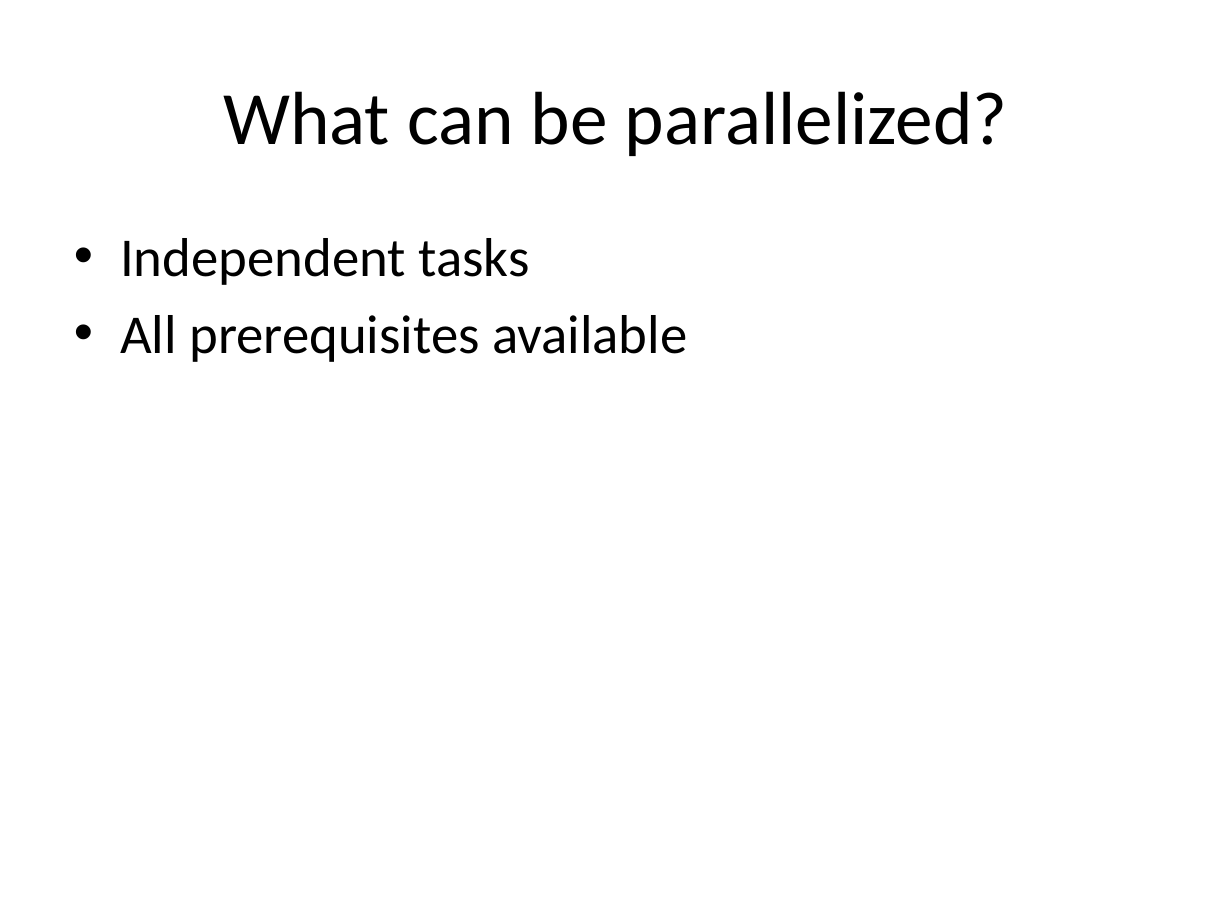
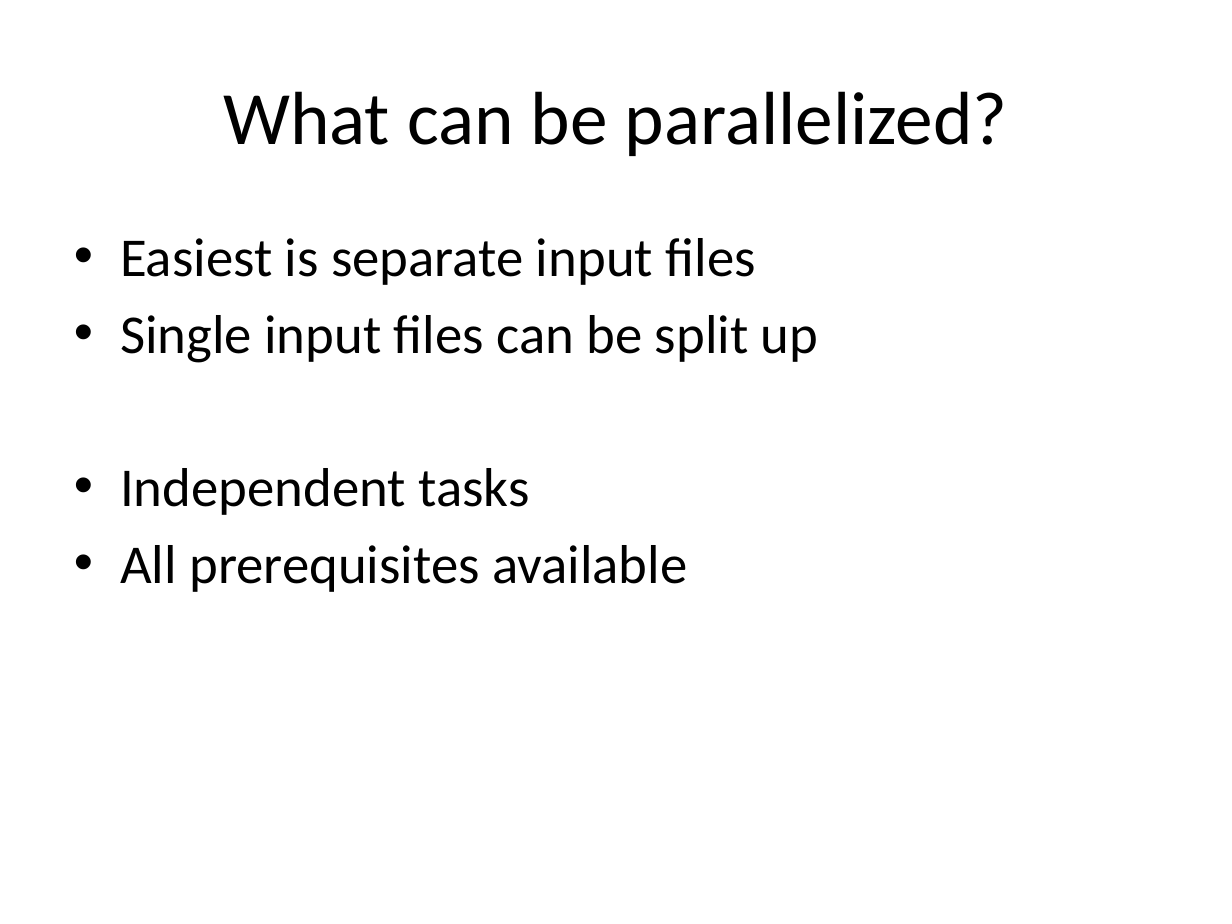
Before and after one commit to tsibley/Workflows-and-Parallel-Processing, a slide deck: slide 25 of CBG-2014-05-06.pptx (slide 24 before the commit). Drawn at 1232x924 pixels with LibreOffice and Linux fonts; fonts in the diff are those of the drawing. Boxes give left, top, right and bottom in pixels: in the first picture for what was removed or moved away, otherwise in the second. Text is boxed around its words. In the diff, an @@ line names an element or a change of style, - is before the commit and + after.

```diff
--- a/CBG-2014-05-06.pptx
+++ b/CBG-2014-05-06.pptx
@@ text at (120, 238, 818, 363): paragraphs added @@
+• Easiest is separate input files
+• Single input files can be split up
```
Also in this commit, not shown: 2 other slides changed, 15 slides added, 1 slide removed.
